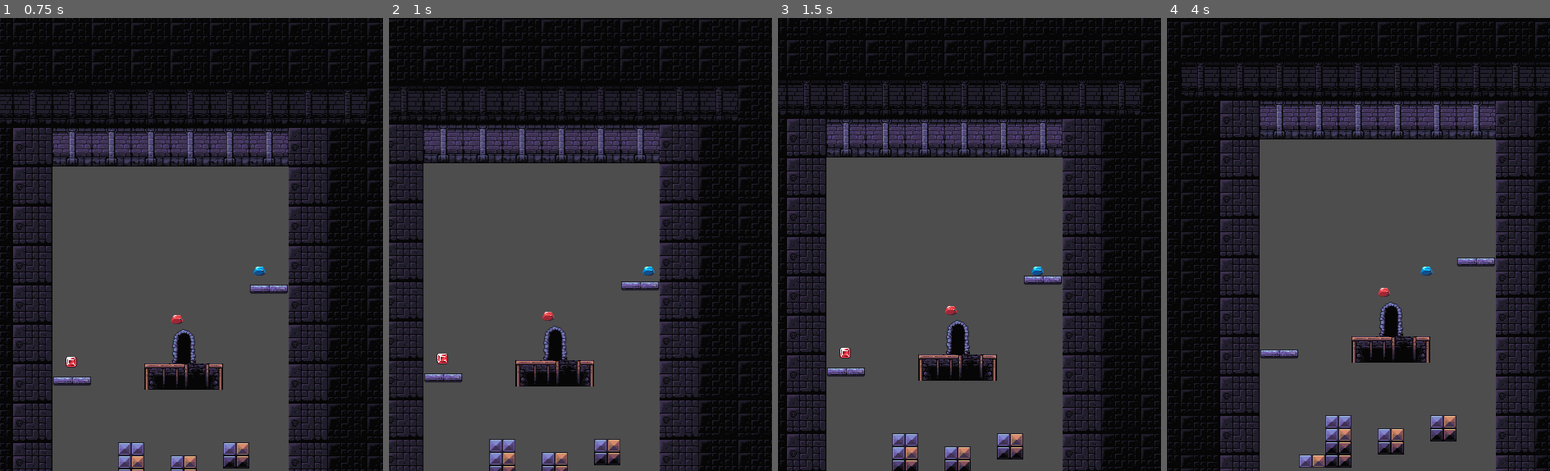
Above: before the commit, frames 1-4 (left to right).
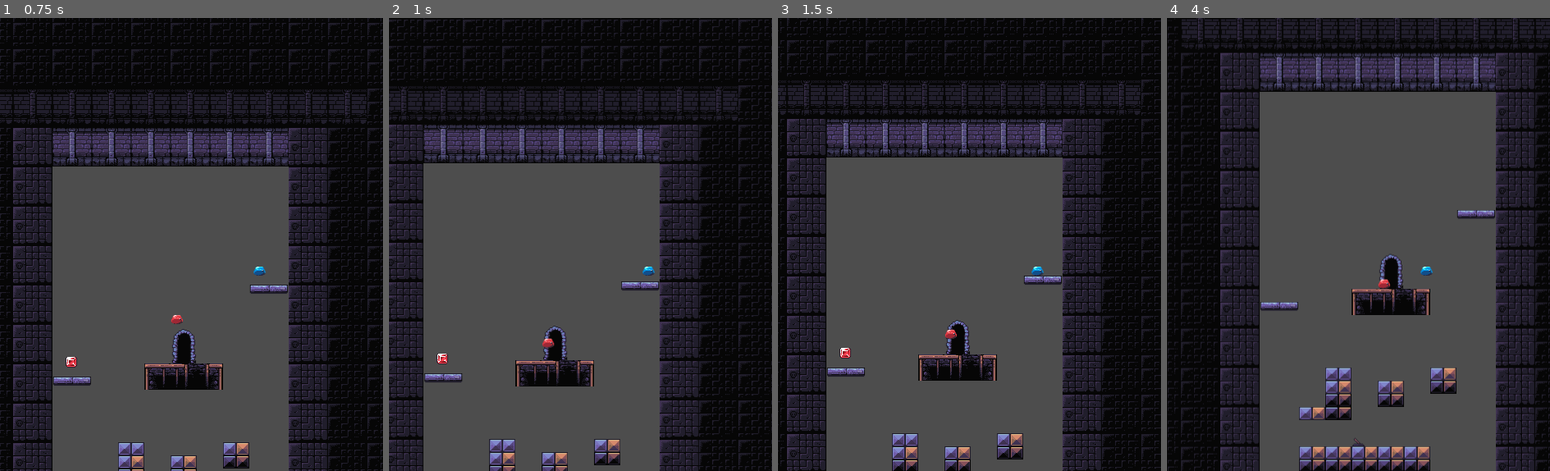
Above: after the commit, the same moments.

Repository: kyu-pitoon/bouncy-slimes
Game: Godot game, scene res://Scene1.tscn
The game is run twice, just before and just after one commit, with the same random seed, the same clock (stepped at 60 frames per second) and the same inputs.
Inputs:
- Up to frame 1 (0.75 s): hold D (move_right_blue) from 0.53 s (still down)
- Up to frame 2 (1 s): keep holding D (move_right_blue); tap W (jump_blue) at 0.77 s
- Up to frame 3 (1.5 s): keep holding D (move_right_blue)
- Up to frame 4 (4 s): tap W (jump_blue) at 1.52, 3.02, 3.77 s; release D (move_right_blue) at 2.03 s; hold A (move_left_blue) from 2.03 s (still down)

Frame 1 is identical in both runs. In frame 2, 0.1% of the frame differs, in the area x 40-44%, y 64-73%; in frame 3, 0.1%; in frame 4, 31%, in the area x 0-100%, y 0-100%.

Commit message:
asfdsf

Diff:
--- a/Scene1.tscn
+++ b/Scene1.tscn
@@ -887,10 +887,6 @@
 13:30/0/physics_layer_0/polygon_0/points = PackedVector2Array(-8, -8, 8, -8, 8, 8, -8, 8)
 15:30/0 = 0
 15:30/0/physics_layer_0/polygon_0/points = PackedVector2Array(-8, -8, 8, -8, 8, 8, -8, 8)
-0:31/0 = 0
-0:31/0/physics_layer_0/polygon_0/points = PackedVector2Array(-8, -8, 8, -8, 8, 8, -8, 8)
-1:31/0 = 0
-1:31/0/physics_layer_0/polygon_0/points = PackedVector2Array(-8, -8, 8, -8, 8, 8, -8, 8)
 2:31/0 = 0
 2:31/0/physics_layer_0/polygon_0/points = PackedVector2Array(-8, -8, 8, -8, 8, 8, -8, 8)
 3:31/0 = 0
@@ -914,10 +910,6 @@
 13:31/0/physics_layer_0/polygon_0/points = PackedVector2Array(-8, -8, 8, -8, 8, 8, -8, 8)
 15:31/0 = 0
 15:31/0/physics_layer_0/polygon_0/points = PackedVector2Array(-8, -8, 8, -8, 8, 8, -8, 8)
-0:32/0 = 0
-0:32/0/physics_layer_0/polygon_0/points = PackedVector2Array(-8, -8, 8, -8, 8, 8, -8, 8)
-1:32/0 = 0
-1:32/0/physics_layer_0/polygon_0/points = PackedVector2Array(-8, -8, 8, -8, 8, 8, -8, 8)
 2:32/0 = 0
 2:32/0/physics_layer_0/polygon_0/points = PackedVector2Array(-8, -8, 8, -8, 8, 8, -8, 8)
 3:32/0 = 0
@@ -934,10 +926,6 @@
 14:32/0/physics_layer_0/polygon_0/points = PackedVector2Array(-8, -8, 8, -8, 8, 8, -8, 8)
 15:32/0 = 0
 15:32/0/physics_layer_0/polygon_0/points = PackedVector2Array(-8, -8, 8, -8, 8, 8, -8, 8)
-0:33/0 = 0
-0:33/0/physics_layer_0/polygon_0/points = PackedVector2Array(-8, -8, 8, -8, 8, 8, -8, 8)
-1:33/0 = 0
-1:33/0/physics_layer_0/polygon_0/points = PackedVector2Array(-8, -8, 8, -8, 8, 8, -8, 8)
 2:33/0 = 0
 2:33/0/physics_layer_0/polygon_0/points = PackedVector2Array(-8, -8, 8, -8, 8, 8, -8, 8)
 3:33/0 = 0
@@ -1391,6 +1379,18 @@
 12:51/0/physics_layer_0/polygon_0/points = PackedVector2Array(-8, -8, 8, -8, 8, 8, -8, 8)
 13:51/0 = 0
 13:51/0/physics_layer_0/polygon_0/points = PackedVector2Array(-8, -8, 8, -8, 8, 8, -8, 8)
+0:31/0 = 0
+0:31/0/physics_layer_1/polygon_0/points = PackedVector2Array(-8, -8, 8, -8, 8, 8, -8, 8)
+0:32/0 = 0
+0:32/0/physics_layer_1/polygon_0/points = PackedVector2Array(-8, -8, 8, -8, 8, 8, -8, 8)
+0:33/0 = 0
+0:33/0/physics_layer_1/polygon_0/points = PackedVector2Array(-8, -8, 8, -8, 8, 8, -8, 8)
+1:31/0 = 0
+1:31/0/physics_layer_1/polygon_0/points = PackedVector2Array(-8, -8, 8, -8, 8, 8, -8, 8)
+1:32/0 = 0
+1:32/0/physics_layer_1/polygon_0/points = PackedVector2Array(-8, -8, 8, -8, 8, 8, -8, 8)
+1:33/0 = 0
+1:33/0/physics_layer_1/polygon_0/points = PackedVector2Array(-8, -8, 8, -8, 8, 8, -8, 8)
 
 [sub_resource type="TileSet" id="TileSet_btgci"]
 physics_layer_0/collision_layer = 1
@@ -1606,6 +1606,9 @@
 [sub_resource type="RectangleShape2D" id="RectangleShape2D_0wmgr"]
 size = Vector2(14, 14)
 
+[sub_resource type="RectangleShape2D" id="RectangleShape2D_1iu0n"]
+size = Vector2(28, 42)
+
 [node name="Node2D" type="Node2D" unique_id=1977166730]
 script = ExtResource("5_ombsg")
 
@@ -1688,4 +1691,13 @@
 position = Vector2(25, -456)
 shape = SubResource("RectangleShape2D_0wmgr")
 
+[node name="DoorArea2D" type="Area2D" parent="." unique_id=1681034838]
+
+[node name="DoorCollision2D" type="CollisionShape2D" parent="DoorArea2D" unique_id=937122884]
+unique_name_in_owner = true
+position = Vector2(16, -301)
+shape = SubResource("RectangleShape2D_1iu0n")
+disabled = true
+
 [connection signal="body_entered" from="LeverArea2D" to="." method="_on_lever_area_2d_body_entered"]
+[connection signal="body_entered" from="DoorArea2D" to="." method="_on_door_area_2d_body_entered"]
--- a/gems.gd
+++ b/gems.gd
@@ -11,6 +11,7 @@
 		tile_map_layer.set_cell(Vector2i(1,-23),0,Vector2i(1,32))
 		tile_map_layer.set_cell(Vector2i(0,-24),0,Vector2i(0,31))
 		tile_map_layer.set_cell(Vector2i(1,-24),0,Vector2i(1,31))
+		%DoorCollision2D.disabled = false
 
 func _ready():
 	body_entered.connect(_on_body_entered)
--- a/lever-code.gd
+++ b/lever-code.gd
@@ -37,3 +37,7 @@
 
 
 	is_flicked = !is_flicked
+
+func _on_door_area_2d_body_entered(body: Node2D) -> void:
+	if body is CharacterBody2D:
+		print("You won")
